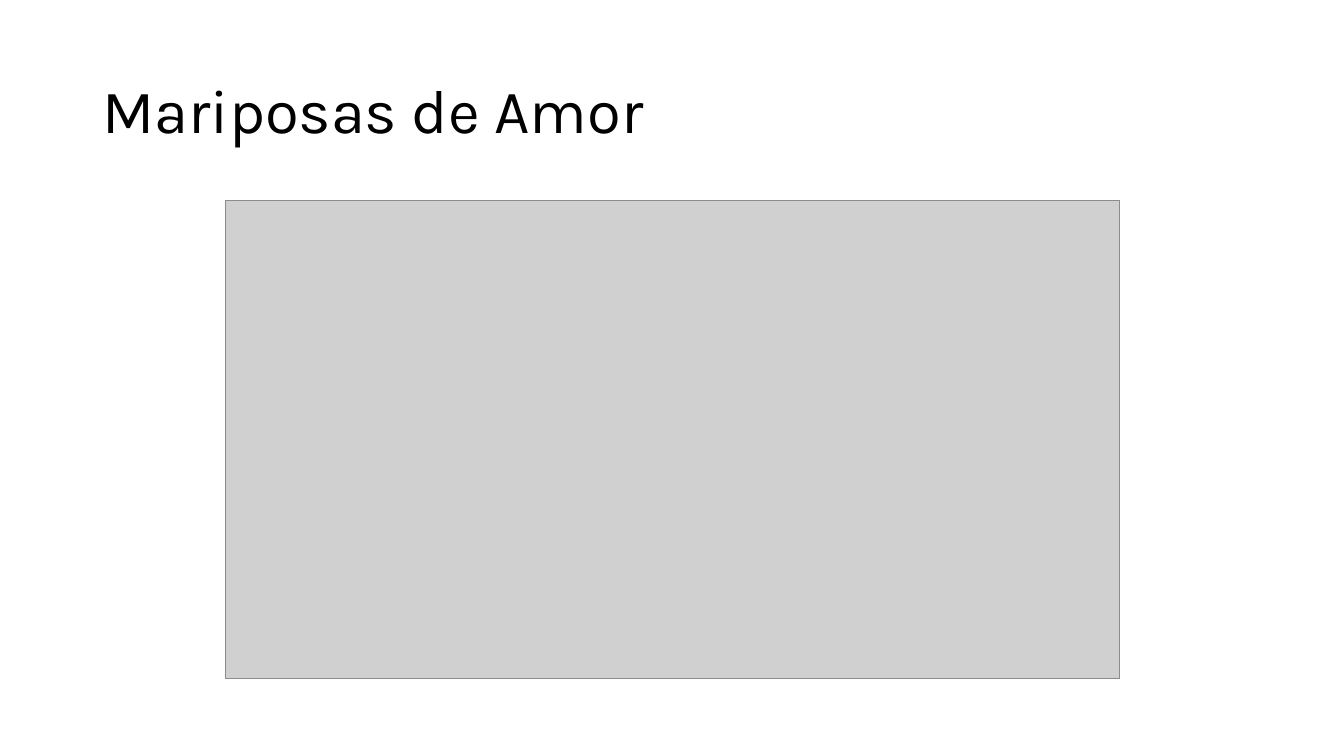
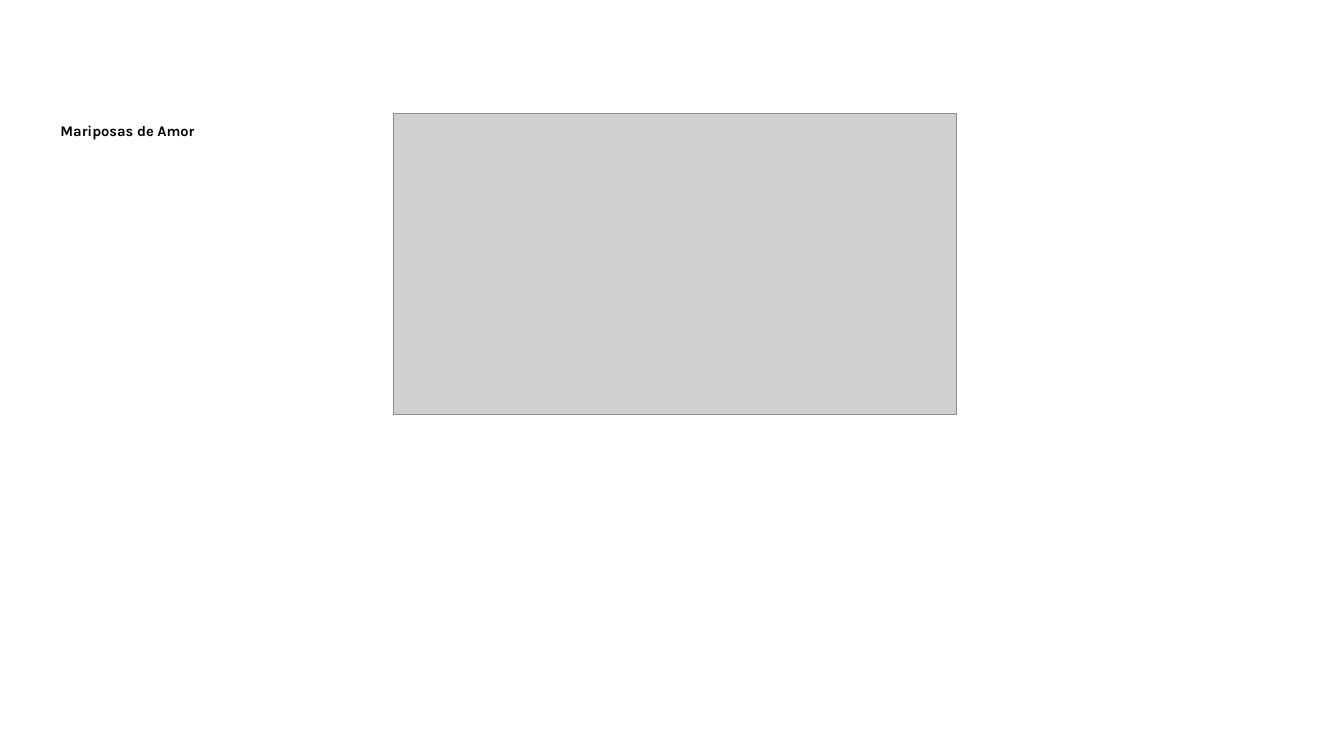
Before and after one commit to edalfon/ptfr, a slide deck: slide 58 of slides/slides.pptx (slide 54 before the commit). Drawn at 1344x756 pixels with LibreOffice and Linux fonts; fonts in the diff are those of the drawing; grey boxes stand for pictures. Boxes give left, top, right and bottom in pixels: in the first picture for what was removed or moved away, otherwise in the second. Text is boxed around its words. In the diff, an @@ line names an element or a change of style, - is before the commit and + after.

```diff
--- a/slides/slides.pptx
+++ b/slides/slides.pptx
@@ text "Mariposas de Amor" moved from (x1=102, y1=90, x2=643, y2=148) to (x1=60, y1=125, x2=194, y2=140) @@
@@ text "Mariposas de Amor" at (x1=60, y1=125, x2=194, y2=140): size 44 to 10.5 pt, bold on; more space between paragraphs; vertical alignment middle to top @@
@@ picture resized from (x1=226, y1=201, x2=1121, y2=680) to (x1=393, y1=113, x2=956, y2=414) @@
```
Also in this commit, not shown: 47 other slides changed, 14 slides added, 10 slides removed, 10 other files.
